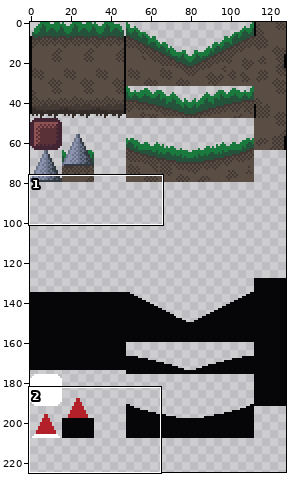
File history of a sprite sheet, res/tiles/tile_01.png. Above: a wide view before the commit, with the close-up outlined.
Close-up. First the earlier version:
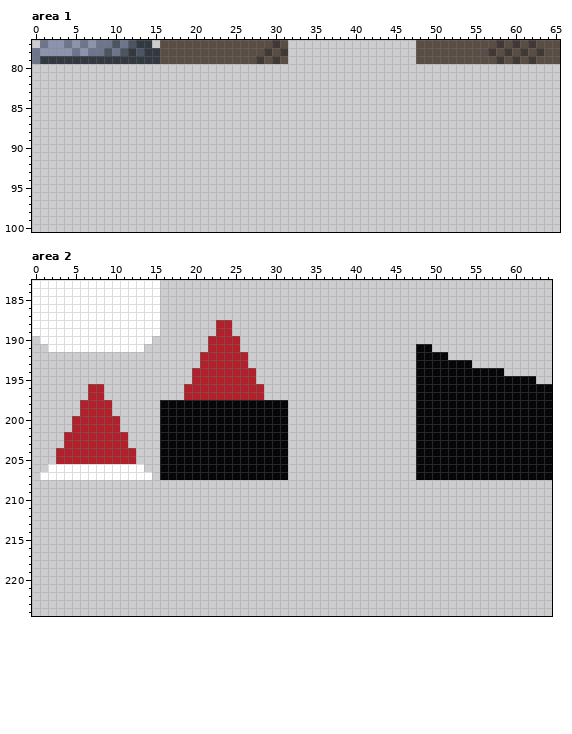
The file is 128x256 pixels. Shown: area 1: x 0..65, y 77..100; area 2: x 0..64, y 183..224. The wide view leaves out empty margins.
The same view after the edit:
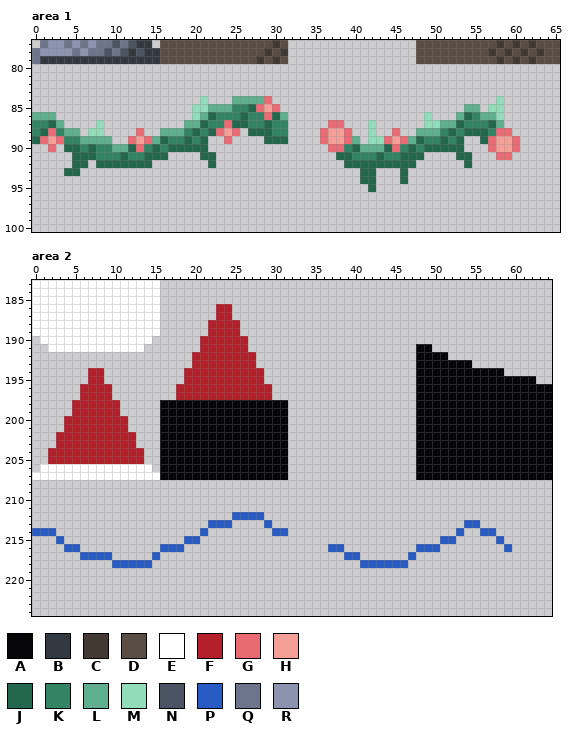
Palette (. is transparent): A #060608  B #333941  C #423934  D #5a4e44  E #ffffff  F #b4202a  G #e86a73  H #f5a097  J #23674e  K #328464  L #5daf8d  M #92dcba  N #4a5462  P #285cc4  Q #6d758d  R #8b93af
The exact change:
--- area 1
@@ x 0..65 @@
  83 ..................................................................
- 84 ..................................................................
- 85 ..................................................................
- 86 ..................................................................
- 87 ..................................................................
- 88 ..................................................................
- 89 ..................................................................
- 90 ..................................................................
- 91 ..................................................................
- 92 ..................................................................
- 93 ..................................................................
- 94 ..................................................................
- 95 ..................................................................
+ 84 .....................M...LLLLG............................M.......
+ 85 ....................MMLLLKKJGHG.......................LL.MM.......
+ 86 LLL.................MLJKKKJKKGJL.................M...LJKLLM.......
+ 87 KKJL....M..........LLJKKGJJKKJKK.....GG...M......MMLLJKKKJL.......
+ 88 KJGKLL.MM....G..LLLKJKJGHG.JJJKK....GHHG..M..G..LLLKJKJJJKGG......
+ 89 JGHGKKLLLL..GHGLJKKJKJ..G....JJJ....GHHGL.MMGHGLJKKJKJ..JGHHG.....
+ 90 ..G.JJKJKKLLJGKJKJJJJJ...............GGKJLLLJGKJKJJJJJ...GHHG.....
+ 91 .....JJJKKKJKKJJJ....JJ...............JJKKKJKKJJJ....JJ...GG......
+ 92 .....JJ.JJJJJJJ.......J................JJJJJJJJJ......J...........
+ 93 ....JJ...................................JJ...J...................
+ 94 .........................................JJ...J...................
+ 95 ..........................................J.......................
  96 ..................................................................
--- area 2
@@ x 0..31 @@
 185 EEEEEEEEEEEEEEEE................
-186 EEEEEEEEEEEEEEEE................
-187 EEEEEEEEEEEEEEEE................
-188 EEEEEEEEEEEEEEEE.......FF.......
-189 EEEEEEEEEEEEEEEE.......FF.......
-190 .EEEEEEEEEEEEEE.......FFFF......
-191 ..EEEEEEEEEEEE........FFFF......
-192 .....................FFFFFF.....
-193 .....................FFFFFF.....
-194 ....................FFFFFFFF....
-195 ....................FFFFFFFF....
-196 .......FF..........FFFFFFFFFF...
-197 .......FF..........FFFFFFFFFF...
-198 ......FFFF......AAAAAAAAAAAAAAAA
-199 ......FFFF......AAAAAAAAAAAAAAAA
-200 .....FFFFFF.....AAAAAAAAAAAAAAAA
-201 .....FFFFFF.....AAAAAAAAAAAAAAAA
-202 ....FFFFFFFF....AAAAAAAAAAAAAAAA
-203 ....FFFFFFFF....AAAAAAAAAAAAAAAA
-204 ...FFFFFFFFFF...AAAAAAAAAAAAAAAA
-205 ...FFFFFFFFFF...AAAAAAAAAAAAAAAA
-206 ..EEEEEEEEEEEE..AAAAAAAAAAAAAAAA
-207 .EEEEEEEEEEEEEE.AAAAAAAAAAAAAAAA
+186 EEEEEEEEEEEEEEEE.......FF.......
+187 EEEEEEEEEEEEEEEE.......FF.......
+188 EEEEEEEEEEEEEEEE......FFFF......
+189 EEEEEEEEEEEEEEEE......FFFF......
+190 .EEEEEEEEEEEEEE......FFFFFF.....
+191 ..EEEEEEEEEEEE.......FFFFFF.....
+192 ....................FFFFFFFF....
+193 ....................FFFFFFFF....
+194 .......FF..........FFFFFFFFFF...
+195 .......FF..........FFFFFFFFFF...
+196 ......FFFF........FFFFFFFFFFFF..
+197 ......FFFF........FFFFFFFFFFFF..
+198 .....FFFFFF.....AAAAAAAAAAAAAAAA
+199 .....FFFFFF.....AAAAAAAAAAAAAAAA
+200 ....FFFFFFFF....AAAAAAAAAAAAAAAA
+201 ....FFFFFFFF....AAAAAAAAAAAAAAAA
+202 ...FFFFFFFFFF...AAAAAAAAAAAAAAAA
+203 ...FFFFFFFFFF...AAAAAAAAAAAAAAAA
+204 ..FFFFFFFFFFFF..AAAAAAAAAAAAAAAA
+205 ..FFFFFFFFFFFF..AAAAAAAAAAAAAAAA
+206 .EEEEEEEEEEEEEE.AAAAAAAAAAAAAAAA
+207 EEEEEEEEEEEEEEEEAAAAAAAAAAAAAAAA
 208 ................................
@@ x 0..64 @@
 211 .................................................................
-212 .................................................................
-213 .................................................................
-214 .................................................................
-215 .................................................................
-216 .................................................................
-217 .................................................................
-218 .................................................................
+212 .........................PPPP....................................
+213 ......................PPP....P........................PP.........
+214 PPP..................P........PP.....................P..PP.......
+215 ...P...............PP..............................PP.....P......
+216 ....PP..........PPP..................PP.........PPP........P.....
+217 ......PPPP.....P.......................PP......P.................
+218 ..........PPPPP..........................PPPPPP..................
 219 .................................................................
Changed places in both close-ups, as pixel boxes (x1, y1, x2, y2):
added: (32, 96, 288, 176)
added: (320, 96, 520, 192)
added: (176, 304, 272, 400)
added: (32, 368, 160, 480)
added: (32, 512, 288, 568)
added: (328, 520, 512, 568)
